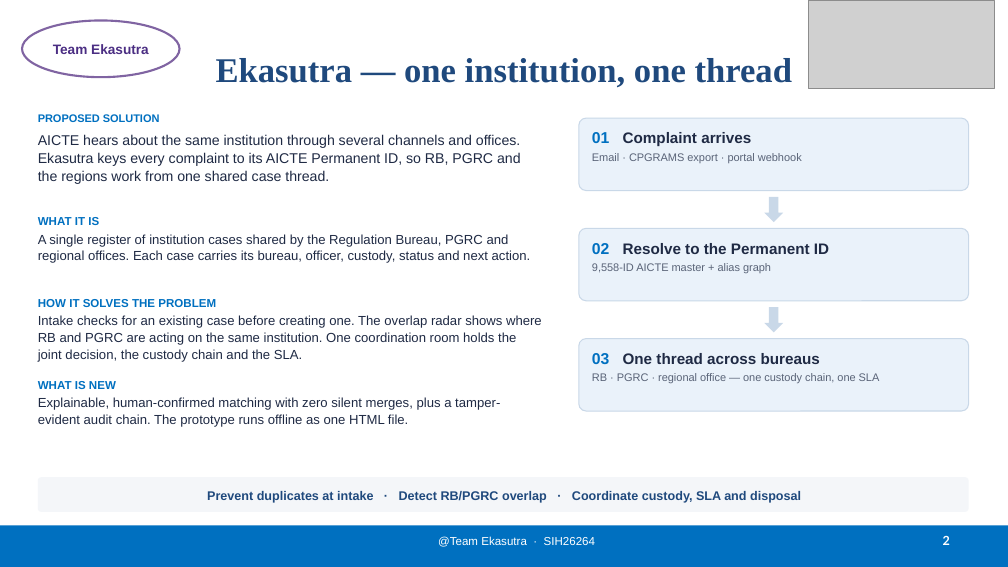
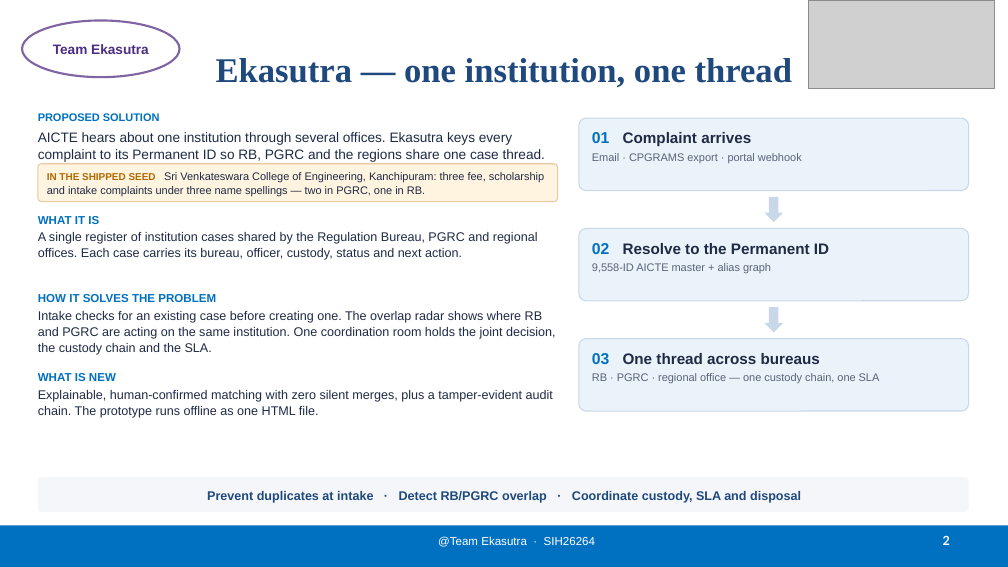
Before and after one commit to jvjerwinece/SIH26264, a slide deck: slide 2 of submission/Ekasutra_SIH2026_SIH26264_Official.pptx. Drawn at 1008x567 pixels with LibreOffice and Linux fonts; fonts in the diff are those of the drawing; grey boxes stand for pictures. Boxes give left, top, right and bottom in pixels: in the first picture for what was removed or moved away, otherwise in the second. Text is boxed around its words. In the diff, an @@ line names an element or a change of style, - is before the commit and + after.

Commit message:
fix: close the per-slide traps a judge reads for in the official deck
Page 2 described the mechanism in terms that would survive swapping the
regulator, so it now names one seeded case: three fee, scholarship and
intake complaints about one college in Kanchipuram, three name spellings,
two in PGRC and one in RB.

Page 3 listed a stack nobody has run. It is split into running today and
to build, so every green row is checkable and every blue row is declared
as not built. Page 4's risk column became five failure modes with their
fallbacks, including the two gaps we already carry. Page 5 gained a second
number with the working shown, counted from the shipped seed. Page 6
answers the data-access question directly.

```diff
--- a/submission/Ekasutra_SIH2026_SIH26264_Official.pptx
+++ b/submission/Ekasutra_SIH2026_SIH26264_Official.pptx
@@ text at box(38, 132, 545, 162): text changed; size 13.5 to 13 pt @@
-AICTE hears about the same institution through several channels and offices. Ekasutra keys every complaint to its AICTE Permanent ID, so RB, PGRC and the regions work from one shared case thread.
+AICTE hears about one institution through several offices. Ekasutra keys every complaint to its Permanent ID so RB, PGRC and the regions share one case thread.
@@ rounded rectangle added at box(38, 164, 558, 202), fill #FFF4E0, outline #E8C9A0 1 pt, 10.5 pt, text #1F2A44 @@
+IN THE SHIPPED SEED Sri Venkateswara College of Engineering, Kanchipuram: three fee, scholarship and intake complaints under three name spellings — two in PGRC, one in RB.
@@ text "HOW IT SOLVES THE PROBLEM": place and size @@
-text "HOW IT SOLVES THE PROBLEM" at box(38, 299, 216, 307)
+text "HOW IT SOLVES THE PROBLEM" at box(38, 294, 216, 302)
@@ size 12.5 to 12 pt in 3 elements at box(38, 232, 538, 260), box(38, 311, 556, 355), box(38, 390, 553, 418) @@
@@ text "WHAT IS NEW": place and size @@
-text "WHAT IS NEW" at box(38, 381, 116, 389)
+text "WHAT IS NEW" at box(38, 373, 116, 381)
@@ text "Explainable, human-confirmed matching with zero ...": place and size @@
-text "Explainable, human-confirmed matching with zero ..." at box(38, 397, 500, 427)
+text "Explainable, human-confirmed matching with zero ..." at box(38, 390, 553, 418)
```
Also in this commit, not shown: 4 other slides changed, 6 other files.
